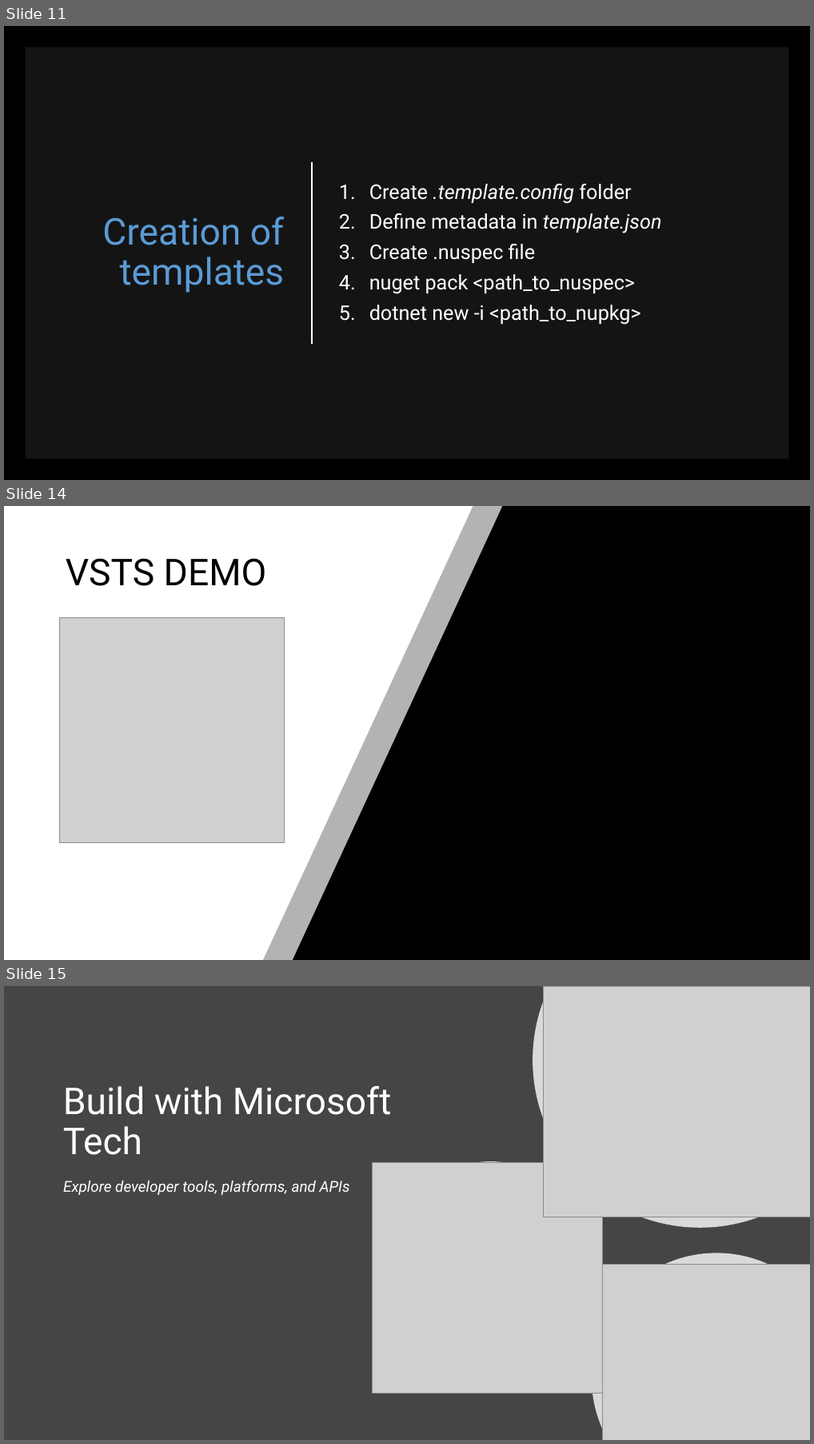
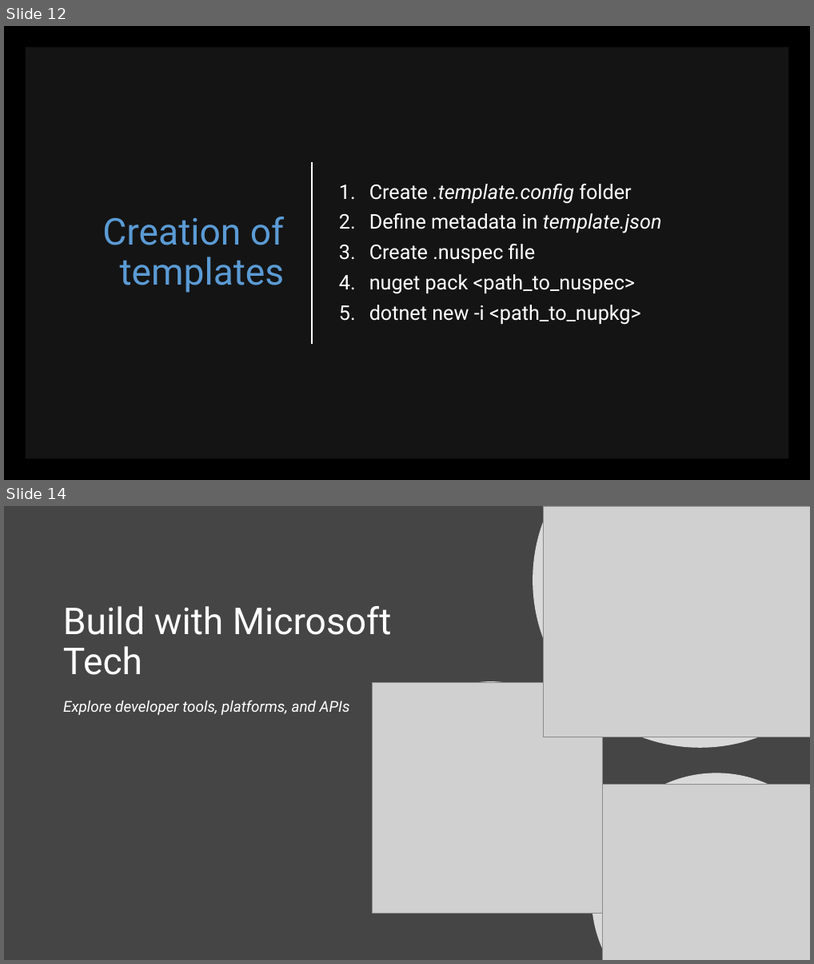
Before and after one commit to scottaddie/slide-decks, a slide deck: Tour de .NET Core CLI.pptx. Shown one above the other, each under a label of ours: slides 11, 14 and 15 before the commit, slides 12 and 14 after it; the slides between them are not shown. The pictures are 814x1444 and 814x964 pixels, drawn with LibreOffice and Linux fonts; fonts in the diff are those of the drawing; grey boxes stand for pictures. Boxes give left, top, right and bottom in pixels: in the first picture for what was removed or moved away, otherwise in the second. Text is boxed around its words. In the diff, an @@ line names an element or a change of style, - is before the commit and + after.

```diff
--- a/Tour de .NET Core CLI.pptx
+++ b/Tour de .NET Core CLI.pptx
@@ slide 14 removed at box(4, 506, 810, 960), background #000000 @@
@@ freeform shape removed at box(4, 506, 503, 960) @@
@@ freeform shape removed at box(4, 506, 474, 960) @@
@@ title removed at box(66, 558, 267, 586) @@
-VSTS DEMO
@@ picture removed at box(60, 618, 285, 843) @@
@@ what was slide 11 is now slide 12 @@
@@ what was slide 15 is now slide 14 @@
```
Also in this commit, not shown: 3 slides changed, 1 slide added, 1 other slide removed.
